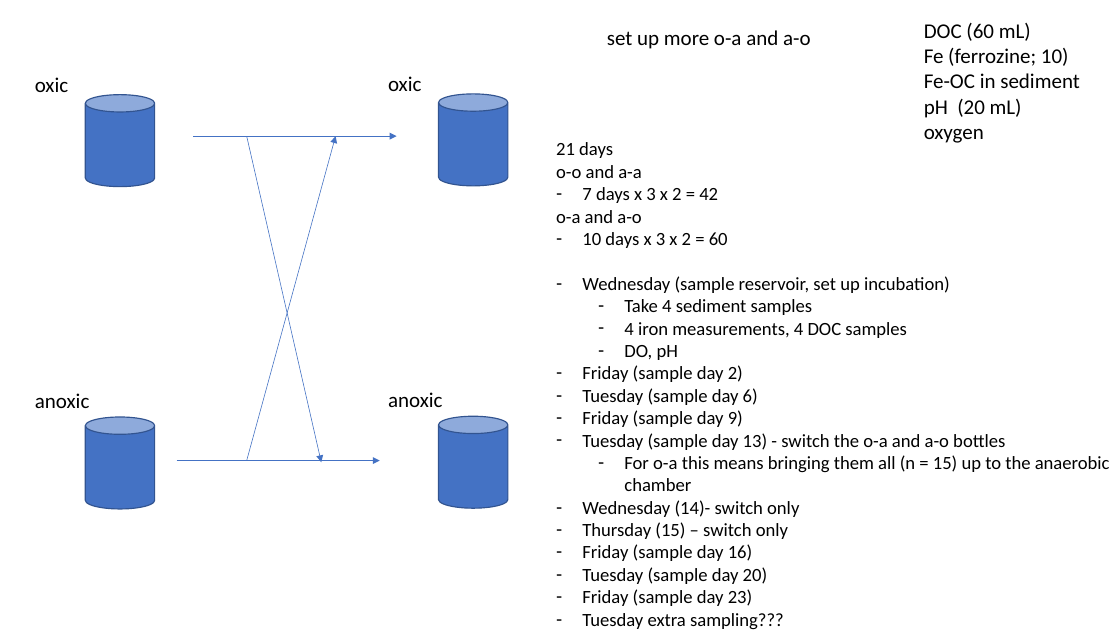
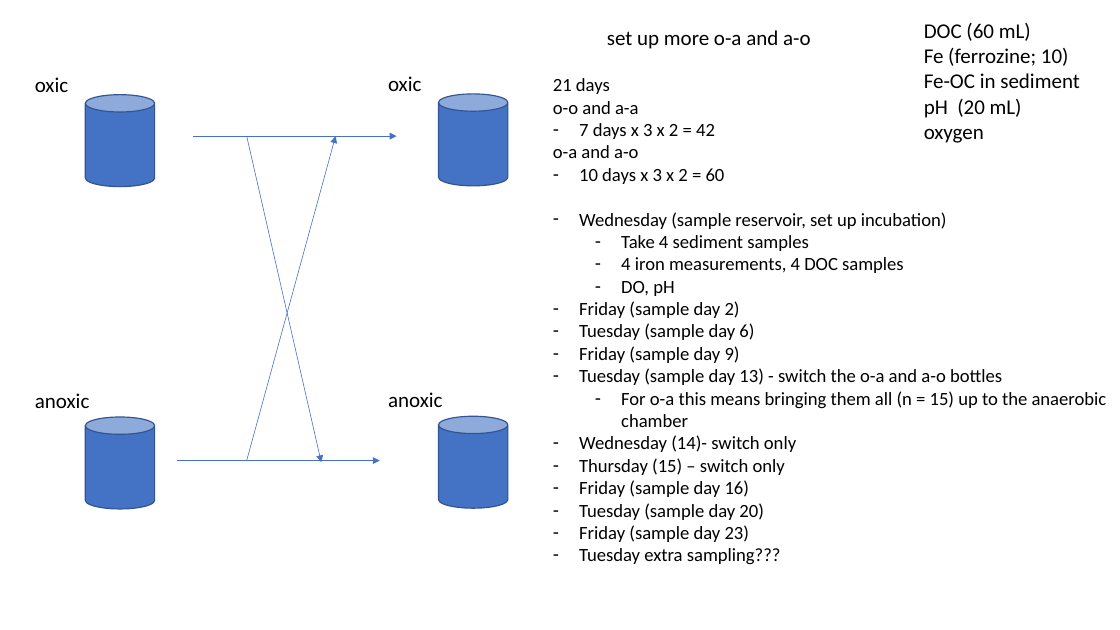
Before and after one commit to abbylewis/FeDOC, a slide deck: slide 1 of writing/plan_7jun_21.pptx. Drawn at 1120x630 pixels with LibreOffice and Linux fonts; fonts in the diff are those of the drawing. Boxes give left, top, right and bottom in pixels: in the first picture for what was removed or moved away, otherwise in the second. Text is boxed around its words. In the diff, an @@ line names an element or a change of style, - is before the commit and + after.

```diff
--- a/writing/plan_7jun_21.pptx
+++ b/writing/plan_7jun_21.pptx
@@ text "21 days": place and size @@
-text "21 days" at <box>556,142,1110,630</box>
+text "21 days" at <box>553,78,1107,564</box>
```
Also in this commit, not shown: 4 other files.
